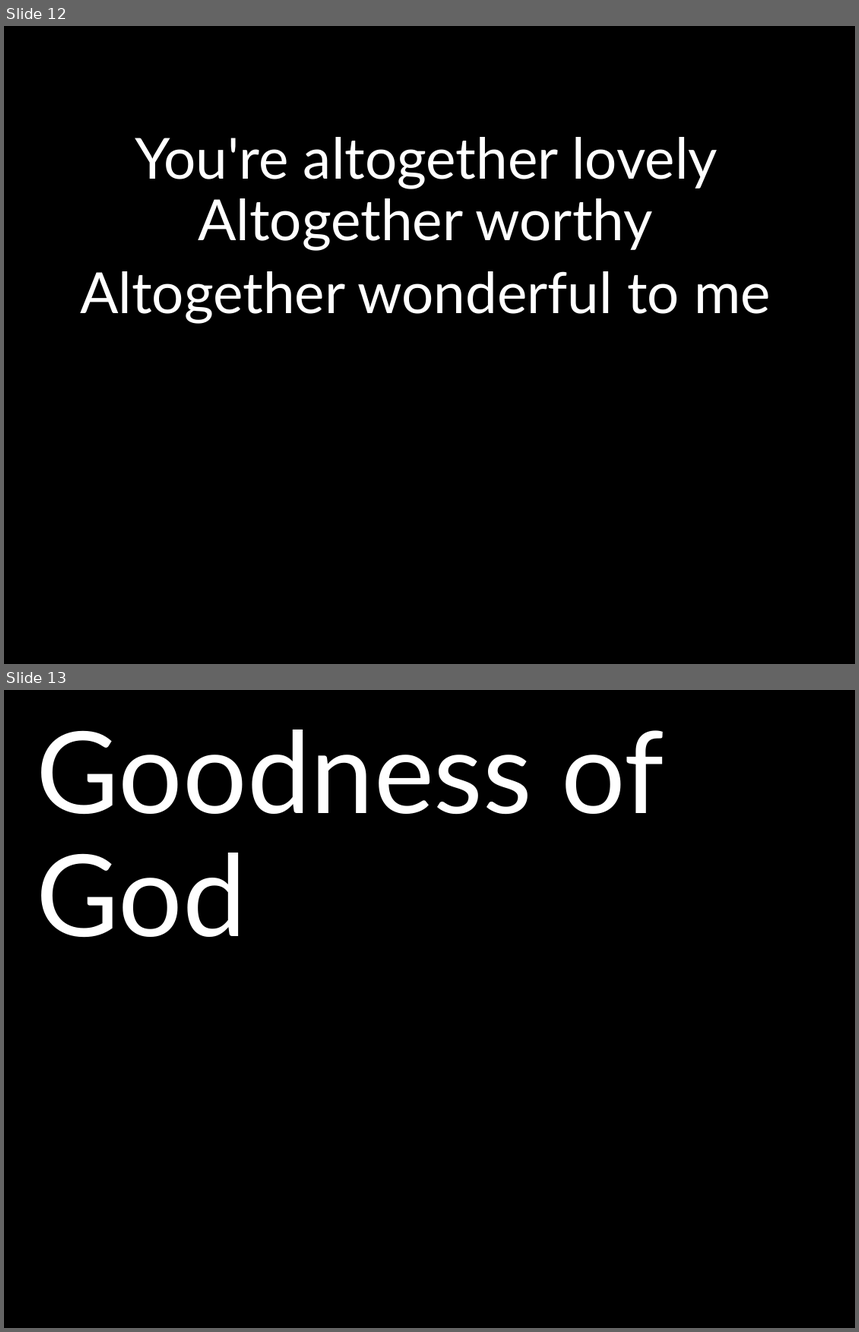
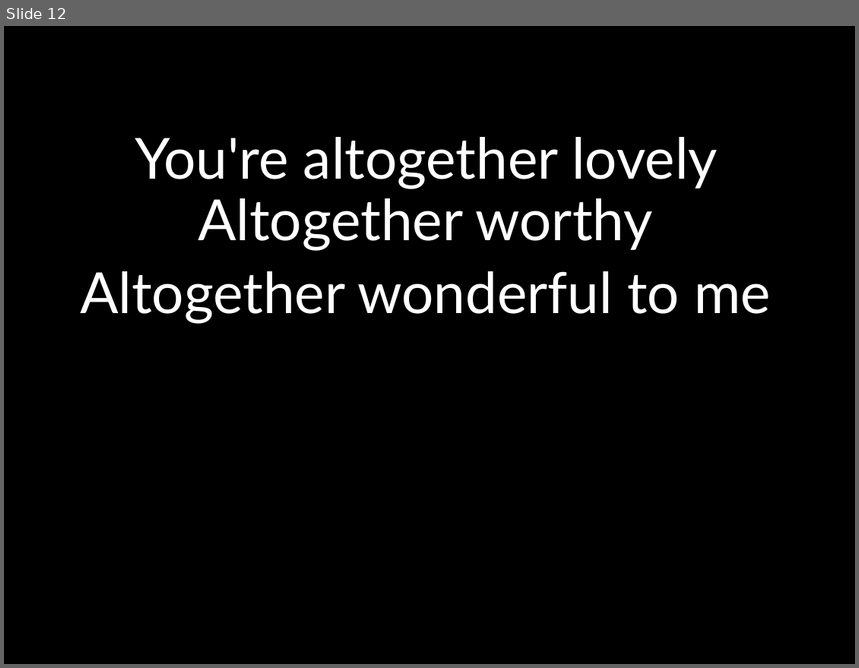
Before and after one commit to kendall412/worship, a slide deck: Here I am to Worship.pptx. Shown one above the other, each under a label of ours: slides 12 and 13 before the commit, slide 12 after it. The pictures are 859x1332 and 859x668 pixels, drawn with LibreOffice and Linux fonts; fonts in the diff are those of the drawing. Boxes give left, top, right and bottom in pixels: in the first picture for what was removed or moved away, otherwise in the second. Text is boxed around its words. In the diff, an @@ line names an element or a change of style, - is before the commit and + after.

```diff
--- a/Here I am to Worship.pptx
+++ b/Here I am to Worship.pptx
@@ slide 13 removed at (4,690,855,1328), background #000000 @@
@@ subtitle removed at (37,730,664,938) @@
-Goodness of God
```
Also in this commit, not shown: 45 other slides removed, 2 other files.
